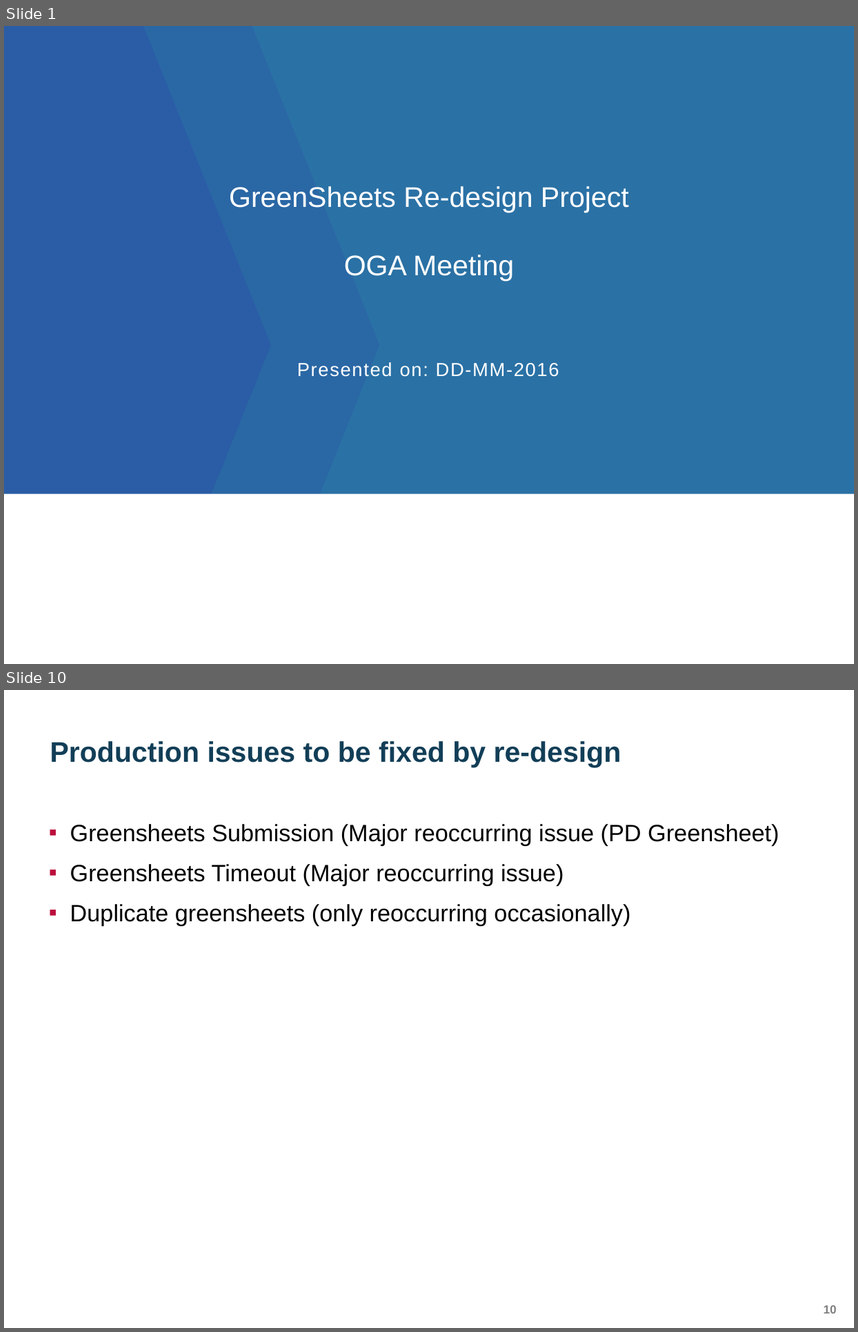
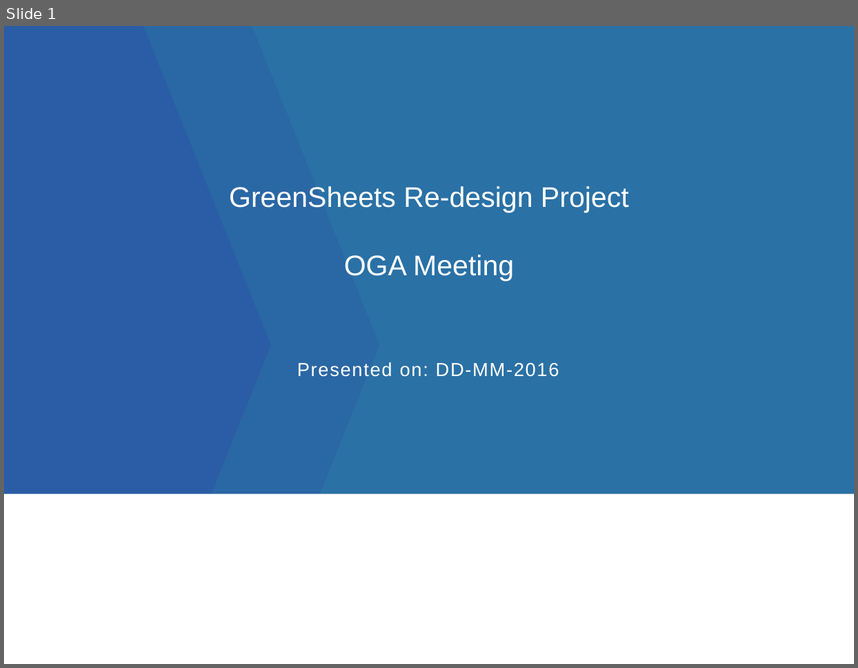
Before and after one commit to yaoh4/greensheets_classic, a slide deck: Requirements/Presentations/GreenSheets OGA presentation_version 1.pptx. Shown one above the other, each under a label of ours: slides 1 and 10 before the commit, slide 1 after it; the slides between them are not shown. The pictures are 858x1332 and 858x668 pixels, drawn with LibreOffice and Linux fonts; fonts in the diff are those of the drawing; background and template pictures are left out. Boxes give left, top, right and bottom in pixels: in the first picture for what was removed or moved away, otherwise in the second. Text is boxed around its words. In the diff, an @@ line names an element or a change of style, - is before the commit and + after.

```diff
--- a/Requirements/Presentations/GreenSheets OGA presentation_version 1.pptx
+++ b/Requirements/Presentations/GreenSheets OGA presentation_version 1.pptx
@@ slide 10 removed at (4,690,854,1328), background #FFFFFF @@
@@ title removed at (50,741,622,767) @@
-Production issues to be fixed by re-design
@@ text removed at (70,824,779,925) @@
-▪ Greensheets Submission (Major reoccurring issue (PD Greensheet)
-▪ Greensheets Timeout (Major reoccurring issue)
-▪ Duplicate greensheets (only reoccurring occasionally)
@@ page number removed at (824,1305,837,1313) @@
-10
```
Also in this commit, not shown: 4 slides changed, 4 slides added, 9 other slides removed.
